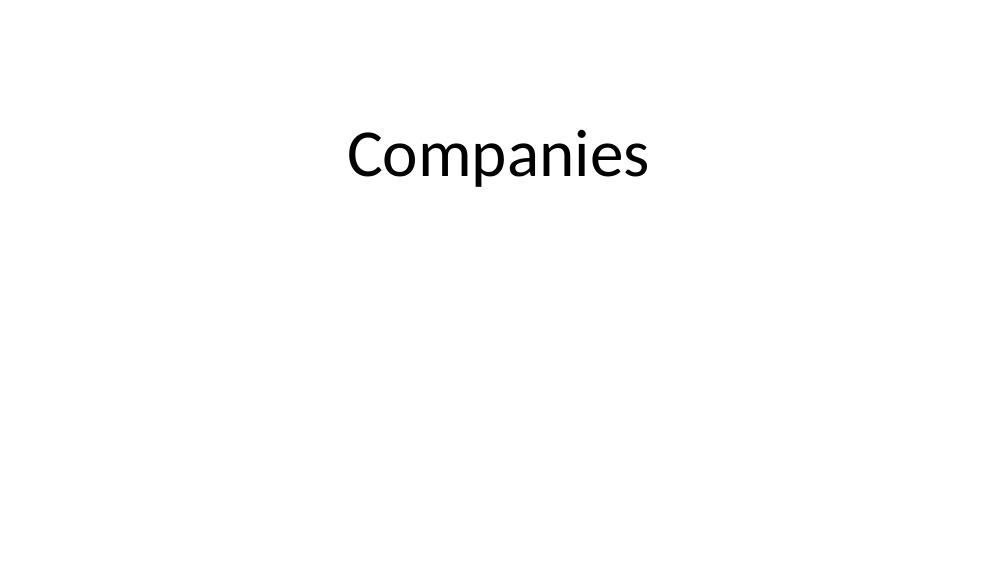
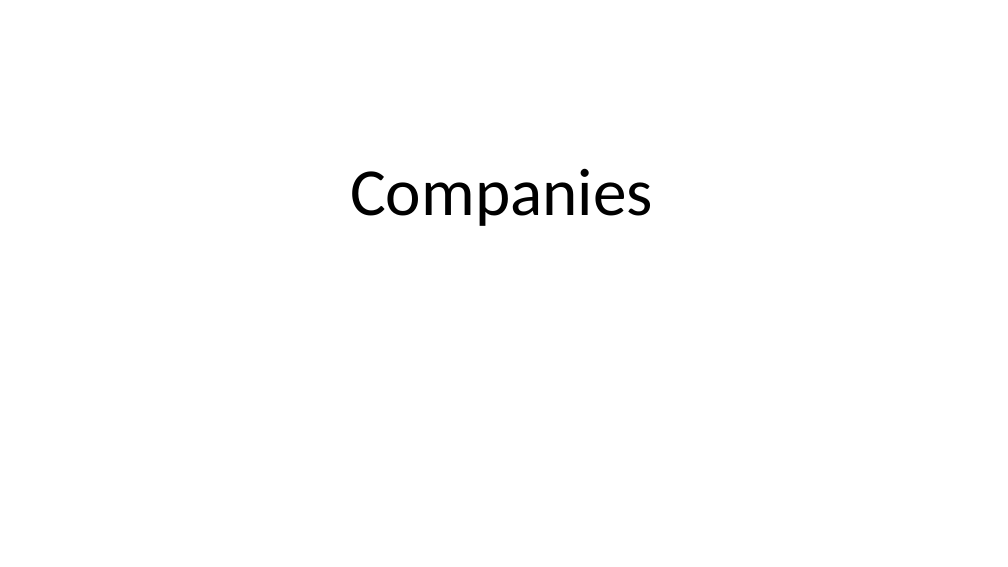
Before and after one commit to VincentHenric/GMS_group5, a slide deck: slide 1 of Class Presentations/3rd-presentation/PPT 13 05.pptx. Drawn at 1008x567 pixels with LibreOffice and Linux fonts; fonts in the diff are those of the drawing. Boxes give left, top, right and bottom in pixels: in the first picture for what was removed or moved away, otherwise in the second. Text is boxed around its words. In the diff, an @@ line names an element or a change of style, - is before the commit and + after.

Commit message:
revised ppt

```diff
--- a/Class Presentations/3rd-presentation/PPT 13 05.pptx
+++ b/Class Presentations/3rd-presentation/PPT 13 05.pptx
@@ text "Companies" moved from (x1=347, y1=129, x2=650, y2=187) to (x1=350, y1=168, x2=653, y2=226) @@
@@ text "Companies" at (x1=350, y1=168, x2=653, y2=226): alignment left to centre @@
```
Also in this commit, not shown: 3 slides added, 7 other files.
